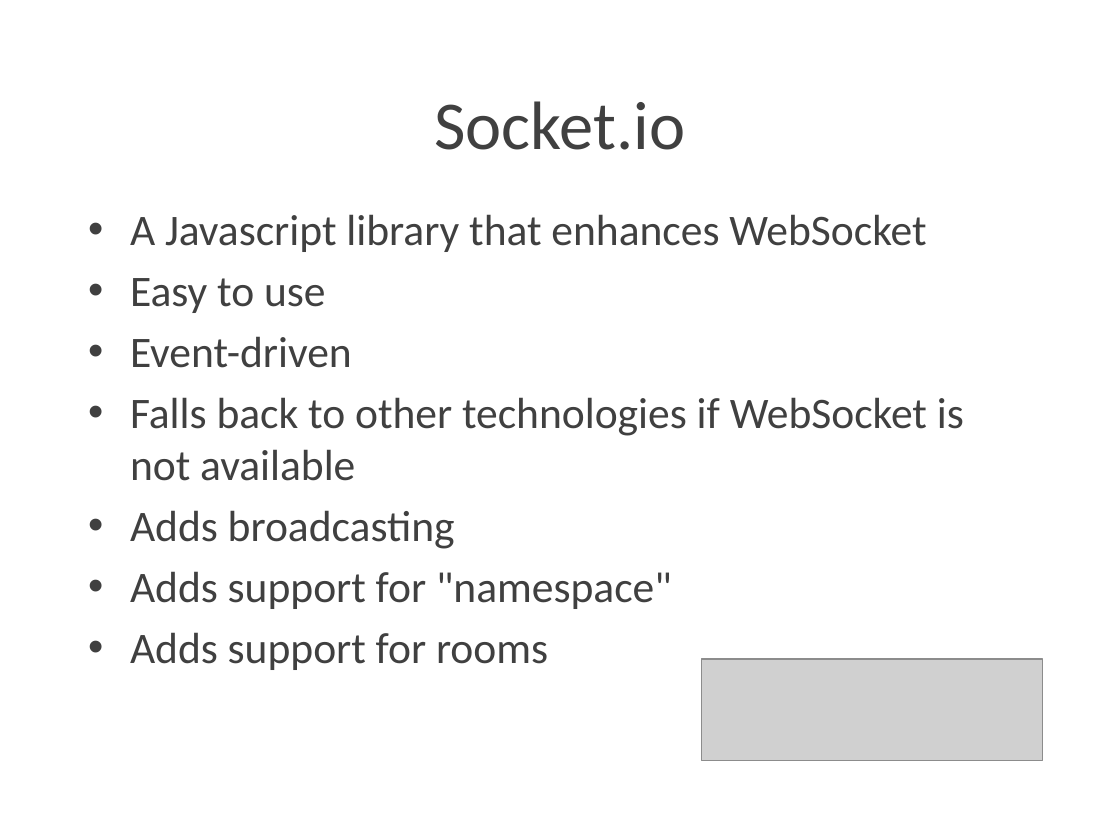
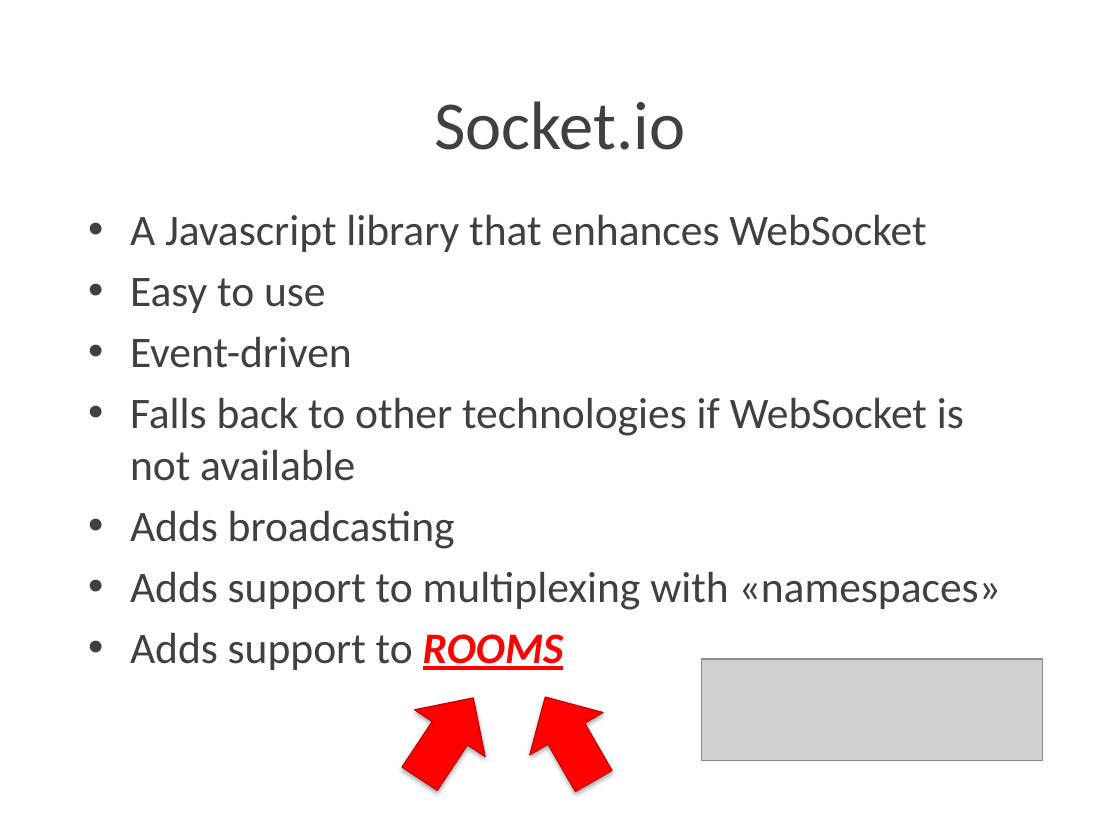
Before and after one commit to Lotti/codemotion2015, a slide deck: slide 17 of slides/slides.pptx (slide 16 before the commit). Drawn at 1120x840 pixels with LibreOffice and Linux fonts; fonts in the diff are those of the drawing; grey boxes stand for pictures; background and template pictures are left out. Boxes give left, top, right and bottom in pixels: in the first picture for what was removed or moved away, otherwise in the second. Text is boxed around its words. In the diff, an @@ line names an element or a change of style, - is before the commit and + after.

```diff
--- a/slides/slides.pptx
+++ b/slides/slides.pptx
@@ text at <box>130,571,1001,670</box>: text changed @@
-• Adds support for "namespace"
-• Adds support for rooms
+• Adds support to multiplexing with «namespaces»
+• Adds support to ROOMS
@@ right arrow added at <box>384,674,509,802</box>, fill #FF0000, outline #C00000 0.75 pt @@
@@ right arrow added at <box>508,676,631,803</box>, fill #FF0000, outline #C00000 0.75 pt @@
```
Also in this commit, not shown: 3 other slides changed, 1 slide added.
